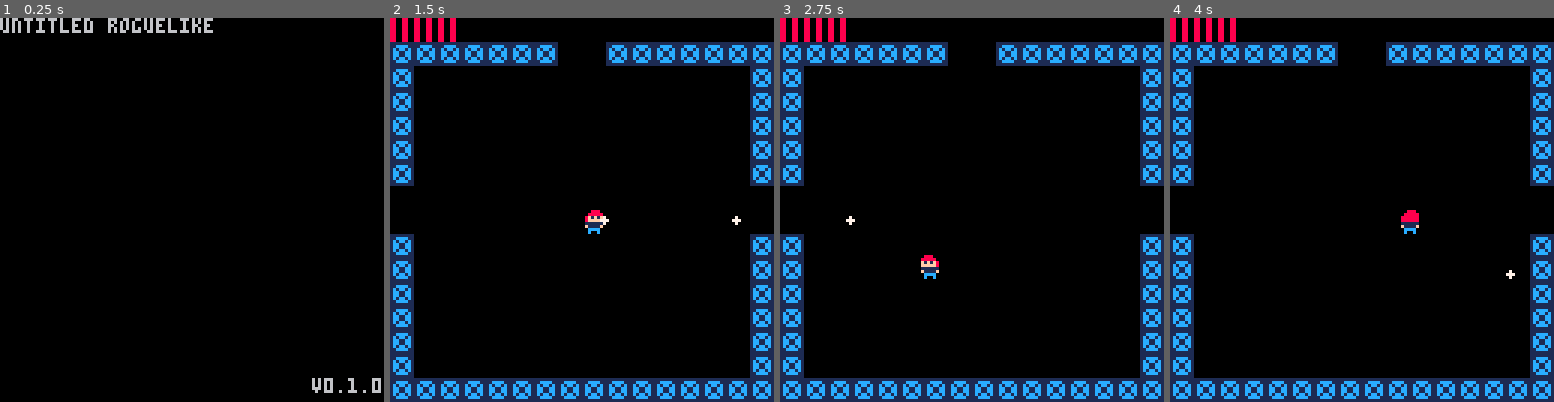
Above: before the commit, frames 1-4 (left to right).
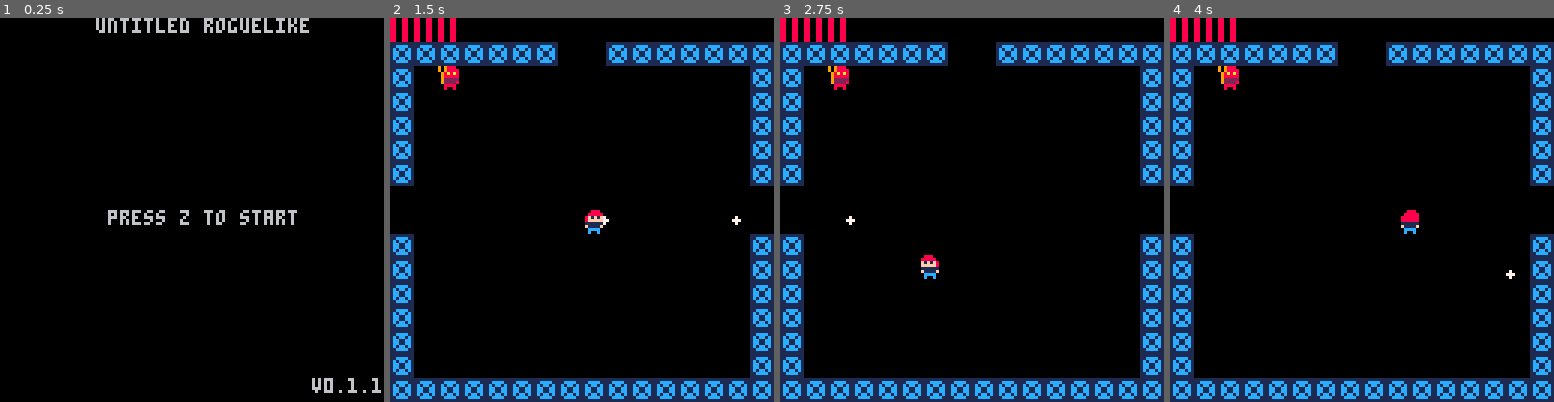
Above: after the commit, the same moments.

Repository: EliasJMote/Roguelike
Game: PICO-8 cartridge untitled_roguelike.p8
The game is run twice, just before and just after one commit, with the same random seed, the same clock (stepped at 60 frames per second) and the same inputs.
Inputs:
- Up to frame 1 (0.25 s): no input
- Up to frame 2 (1.5 s): tap O (Z key) at 0.33, 0.7, 1.43 s
- Up to frame 3 (2.75 s): hold Left 1.97-2.37 s; tap O (Z key) at 2.22 s; hold Down from 2.42 s (still down)
- Up to frame 4 (4 s): release Down at 2.82 s; hold Right 2.87-3.53 s; tap O (Z key) at 3.1, 3.98 s; hold Up from 3.58 s (still down)

The runs differ from the first frame. In frame 1, 2.1% of the frame differs, in the area x 0-100%, y 0-97%; in frame 2, 0.3%; in frame 3, 0.3%; in frame 4, 0.3%.

Commit message:
V0.1.1 - Improved map, player can shoot, enemy added, number of global variables reduced

Diff:
--- a/untitled_roguelike.p8
+++ b/untitled_roguelike.p8
@@ -2,8 +2,6 @@
 version 17
 __lua__
 
---#include level_gen.p8
-
 function gen_objects(r)
 	return r
 end
@@ -12,13 +10,13 @@
 	return r
 end
 
-function gen_doors(f)
+function gen_doors(g,f)
 
 	-- for each room on the floor
 	for r in all(f) do
 
 		-- each room has a different type of block
-		local blk_num = block_spr_table[r.name]
+		local blk_num = g.block_spr_table[r.name]
 
 		-- generate doors
 		for i=1*16+1,16*16 do
@@ -65,7 +63,7 @@
 	return r
 end
 
-function create_room(f,name)
+function create_room(g,f,name)
 
 	local r = {}
 	r.name = name or "normal"
@@ -81,7 +79,7 @@
 	end
 
 	-- each room has a different type of block
-	local blk_num = block_spr_table[r.name]
+	local blk_num = g.block_spr_table[r.name]
 
 	-- declare the empty block table for the room
 	r.blocks = {}
@@ -212,49 +210,49 @@
 end
 
 -- generate a possible floor
-function gen_floor()
+function gen_floor(g)
 
 	local f = {}
-	f = create_room(f,"central")
+	f = create_room(g,f,"central")
 
 	-- generate 6 to 9 normal rooms
 	local num_normal_rooms = 6 + flr(rnd(3))
 	while(count_room_type(f,"normal") < num_normal_rooms) do
-		f = create_room(f,"normal")
+		f = create_room(g,f,"normal")
 	end
 
 	-- generate a battle room
 	while(count_room_type(f,"battle") == 0) do
-		f = create_room(f,"battle")
+		f = create_room(g,f,"battle")
 	end
 
 	-- 25% chance to generate a sacrifice room
 	if(flr(rnd(4)) == 0) then
 		while(count_room_type(f,"sacrifice") == 0) do
-			f = create_room(f,"sacrifice")
+			f = create_room(g,f,"sacrifice")
 		end
 	end
 
 	-- generate a secret room
 	while(count_room_type(f,"secret") == 0) do
-		f = create_room(f,"secret")
+		f = create_room(g,f,"secret")
 	end
 
 	-- generate a super secret room
 	while(count_room_type(f,"super_secret") == 0) do
-		f = create_room(f,"super_secret")
+		f = create_room(g,f,"super_secret")
 	end
 
 	-- chance to generate a sub-boss room
 	if(flr(rnd(7)) == 0) then
 		while(count_room_type(f,"sub_boss") == 0) do
-			f = create_room(f,"sub_boss")
+			f = create_room(g,f,"sub_boss")
 		end
 	end
 
 	-- generate a boss room
 	while(count_room_type(f,"boss") == 0) do
-		f = create_room(f,"boss")
+		f = create_room(g,f,"boss")
 	end
 
 	--[[
@@ -292,77 +290,19 @@
 	return true
 end
 
--- refresh game timer, enemies
-function refresh_room()
-	timer = 0
-	enemies = {}
-	blocks = {}
-	p1.shots = {}
-	for i=1,64*64 do
-		add(blocks,0)
-	end
-	local room_exists = false
-	for r in all(floor) do
-		if(r.x == world.x and r.y == world.y) then
-			blocks = r.blocks
-			p1.room.name = r.name
-			room_exists = true
-			break
-		end
-	end
-	if not room_exists then
-		p1.room.name = "void"
-	end
-	--spawn_time = flr(rnd(2*30)) + 1*30
-end
-
--- update the room when the player exits the screen
-function update_room()
-
-	-- go to left room
-	if(p1.x <= 0 - p1.dx) then
-		world.x -= 1
-		p1.x = 128 - 2 * p1.w
-		refresh_room()
-	end
-
-	-- go to right room
-	if(p1.x >= 128 - p1.w - p1.dx) then
-		world.x += 1
-		p1.x = p1.w
-		refresh_room()
-	end
-
-	-- go to room above
-	if(p1.y <= 8 - p1.dy) then
-		world.y += 1
-		p1.y = 128 - 2 * p1.h
-		refresh_room()
-	end
-
-	-- go to room below
-	if(p1.y >= 128 - p1.h - p1.dy) then
-		world.y -= 1
-		p1.y = p1.h
-		refresh_room()
-	end
-
-	-- update current room
-	cur_room = world.x+world.y*world.width+1
-end
-
-function count_room_type(f,name)
-	local num = 0
-	for r in all(f) do
-		if(r.name == name) then
-			num = num + 1
-		end
-	end
-	return num
+function get_enemies_from_pool(enemy_pool,enemies,room_x,room_y)
+	local e_pool = {}
+	for e in all(enemy_pool) do
+		if(e.x == room_x and e.y == room_y) then
+			e_pool = e.enemies
+		end
+	end
+	return e_pool
 end
 
 -- spawn enemy function
-function spawn_enemy(x,y,spr,spd, w, h, is_boss)
+function spawn_enemy(enemies,x,y, w, h, name)
+
 	local e = {}
 	e.x = x or 0
 	e.y = y or 0
@@ -370,14 +310,99 @@
 	e.dy = 0
 	e.w = w or 8
 	e.h = h or 8
-	e.spr = spr or 1
-	e.spd = spd or 0.4
-	e.is_boss = is_boss or false
+	e.name = name or "default"
+	e.spd = 1
+	e.spr = 35
+	e.is_boss = false
+
+	if(e.name == "skeleton") then
+		e.spr = 36
+		e.is_boss = false
+	end
+
 	add(enemies,e)
+
+	return enemies
+end
+
+-- refresh game timer, enemies
+function refresh_room(g)
+	g.timer = 0
+	g.blocks = {}
+	g.enemies = {}
+	g.p1.shots = {}
+	for i=1,64*64 do
+		add(g.blocks,0)
+	end
+	local room_exists = false
+	for r in all(g.floor) do
+		if(r.x == g.world.x and r.y == g.world.y) then
+			g.blocks = r.blocks
+			g.p1.room.name = r.name
+			room_exists = true
+			local e_pool = get_enemies_from_pool(g.enemy_pool,g.enemies,g.world.x,g.world.y)
+			for e in all(e_pool) do
+				g.enemies = spawn_enemy(g.enemies,e.x,e.y)
+			end
+			break
+		end
+	end
+	if not g.room_exists then
+		g.p1.room.name = "void"
+	end
+	return g
+	--spawn_time = flr(rnd(2*30)) + 1*30
+end
+
+-- update the room when the player exits the screen
+function update_room(g)
+
+	-- go to left room
+	if(g.p1.x <= 0 - g.p1.dx) then
+		g.world.x -= 1
+		g.p1.x = 128 - 2 * g.p1.w
+		g = refresh_room(g)
+	end
+
+	-- go to right room
+	if(g.p1.x >= 128 - g.p1.w - g.p1.dx) then
+		g.world.x += 1
+		g.p1.x = g.p1.w
+		g = refresh_room(g)
+	end
+
+	-- go to room above
+	if(g.p1.y <= 8 - g.p1.dy) then
+		g.world.y += 1
+		g.p1.y = 128 - 2 * g.p1.h
+		g = refresh_room(g)
+	end
+
+	-- go to room below
+	if(g.p1.y >= 128 - g.p1.h - g.p1.dy) then
+		g.world.y -= 1
+		g.p1.y = g.p1.h
+		g = refresh_room(g)
+	end
+
+	-- update current room
+	g.cur_room = g.world.x+g.world.y*g.world.width+1
+
+	return g
+end
+
+function count_room_type(f,name)
+	local num = 0
+	for r in all(f) do
+		if(r.name == name) then
+			num = num + 1
+		end
+	end
+	return num
 end
 
 -- check if a map cell is solid
-function solid(x,y)
+function solid(blocks,x,y)
 	local spr = blocks[flr(x/8)+16*flr(y/8)+1]
 	if(spr ~= nil) then
 
@@ -389,8 +414,8 @@
 end
 
 -- check if the area is solid
-function solid_area(x,y,w,h)
-	return solid(x+w,y) or solid(x+w,y+h) or solid(x,y) or solid(x,y+h)
+function solid_area(blocks,x,y,w,h)
+	return solid(blocks,x+w,y) or solid(blocks,x+w,y+h) or solid(blocks,x,y) or solid(blocks,x,y+h)
 end
 
 -- check if two actors have collided
@@ -399,7 +424,7 @@
 	return false
 end
 
-function update_shots(shots)
+function update_shots(blocks,shots)
 	for s in all(shots) do
 
 		-- update shots
@@ -416,11 +441,16 @@
 		if(s.x < -8 or s.x > 128 or s.y < -8 or s.y > 128) then
 			del(shots,s)
 		end
-	end
+
+		if solid_area(blocks,s.x,s.y,s.w,s.h) then
+			del(shots,s)
+		end
+	end
+	return shots
 end
 
 -- player keyboard commands
-function player_controls()
+function player_controls(is_reading,p1)
 	local spd = 1.5
 
 	-- move around
@@ -460,21 +490,23 @@
 
 	-- shoot
 	if(btnp(4)) then
-		add(p1.shots,{x=p1.x+3,y=p1.y+3,spd=2,dir=p1.lastdir})
-	end
+		add(p1.shots,{x=p1.x+3,y=p1.y+3,w=1,h=1,spd=2,dir=p1.lastdir})
+	end
+
+	return p1
 end
 
 -- move the player, an npc or an enemy
-function move_act(act, is_solid)
+function move_act(blocks, act, is_solid)
 
 	if(is_solid) then
-		if not solid_area(act.x+act.dx,act.y,act.w,act.h) then
+		if not solid_area(blocks,act.x+act.dx,act.y,act.w,act.h) then
 			act.x += act.dx
 		else
 			act.dx = 0
 		end
 
-		if not solid_area(act.x,act.y+act.dy,act.w,act.h) then
+		if not solid_area(blocks,act.x,act.y+act.dy,act.w,act.h) then
 			act.y += act.dy
 		else
 			act.dy = 0
@@ -483,10 +515,12 @@
 		act.x += act.dx
 		act.y += act.dy
 	end
+
+	return act
 end
 
 -- ai for the enemy
-function enemy_ai(e)
+function enemy_ai(e,p1)
 	if e.x < p1.x - 1 then
 		e.dx = e.spd
 	elseif e.x > p1.x + 1 then
@@ -504,11 +538,11 @@
 	end
 end
 
-function setup_game()
-
-	game_state = "game"
-
-	block_spr_table = {
+function setup_game(g)
+
+	g.game_state = "game"
+
+	g.block_spr_table = {
 		normal=1,
 		central=2,
 		sacrifice=3,
@@ -519,7 +553,7 @@
 		boss=8,
 	}
 
-	map_spr_table = {
+	g.map_spr_table = {
 		normal=17,
 		central=18,
 		sacrifice=19,
@@ -534,9 +568,10 @@
 	}
 
 	-- map is defaulted to close at start of game
-	is_map_open = false
-
-	menuitem(1, "toggle map", function() is_map_open = not is_map_open end)
+	g.is_map_open = false
+
+	-- add map toggle to pause screen
+	menuitem(1, "toggle map", function() g.is_map_open = not g.is_map_open end)
 
 	-- set the random seed number
 	--srand(0)
@@ -546,140 +581,159 @@
 	--music(0, 0, 1)
 
 	-- initialize the game timer
-	timer = 0
+	g.timer = 0
 
 	-- initialize the player
-	p1 = {x=64, y=64, dx=0, dy=0, w=7, h=7, xdir="right", ydir="down", lastdir="right"}
-	p1.room = {name="central"}
-	p1.cur_health = 6
-	p1.max_health = 6
-	p1.spr = 33
-	p1.shots = {}
+	g.p1 = {x=64, y=64, dx=0, dy=0, w=7, h=7, xdir="right", ydir="down", lastdir="right"}
+	g.p1.room = {name="central"}
+	g.p1.cur_health = 6
+	g.p1.max_health = 6
+	g.p1.spr = 33
+	g.p1.shots = {}
 
 	-- initialize enemy table
-	enemies = {}
+	g.enemy_pool = {{x=0,y=0,enemies={{x=16,y=16}}}}
+	g.enemies = {}
+
+	g.enemy_shots = {}
 
 	-- initialize the starting floor
-	world = {x=0,y=0,width=3,height=3}
+	g.world = {x=0,y=0,width=3,height=3}
 
 	-- create a floor
-	floor = gen_floor()
-	while(validate_floor(floor) == false) do
-		floor = gen_floor()
+	g.floor = gen_floor(g)
+	while(validate_floor(g.floor) == false) do
+		g.floor = gen_floor(g)
 	end
 
 	-- if the floor is good, generate doors for the rooms
-	floor = gen_doors(floor)
+	g.floor = gen_doors(g,g.floor)
 
 	-- set up the blocks for the start room (rooms are 16w x 15h)
-	blocks = {}
-	for r in all(floor) do
-		if(r.x == world.x and r.y == world.y) then
-			blocks = r.blocks
+	g.blocks = {}
+	for r in all(g.floor) do
+		if(r.x == g.world.x and r.y == g.world.y) then
+			g.blocks = r.blocks
 		end
 	end
 
 	-- initialize the current room value
-	--cur_room = world.x+world.y*world.width+1
-	cur_room = 0
-end
-
-function draw_map()
-	for r in all(floor) do
-		--rectfill(r.x,r.y,r.x+8,r.y+8,7)
-
-		spr(map_spr_table[r.name],64+r.x*8,64-r.y*8)
-	end
-
-	if(timer % 30 < 15) then
+	g.cur_room = 0
+
+	g = refresh_room(g)
+
+	return g
+end
+
+function draw_map(g)
+	for r in all(g.floor) do
+		spr(g.map_spr_table[r.name],64+r.x*8,64-r.y*8)
+	end
+
+	if(g.timer % 30 < 15) then
 
 		color(7)
-		rect(64+world.x*8,64-world.y*8,64+world.x*8+7,64-world.y*8+7)
+		rect(64+g.world.x*8,64-g.world.y*8,64+g.world.x*8+7,64-g.world.y*8+7)
 		color(0)
 	end
 end
 
 function _init()
+
+	globals = {game_state="title",timer=0}
+	--local g = globals
+
 	-- initialize game state
-	game_state = "title"
-
-	timer = 0
+	--g.game_state = "title"
+
+	--g.timer = 0
 end
 
 function _update()
-
-	timer = timer + 1
-
-	if(game_state == "title") then
+	local g = globals
+	g.timer+=1
+
+	if(g.game_state == "title") then
 		if(btnp(4)) then
-			setup_game()
-		end
-
-
-	elseif(game_state == "game") then
-
-		if not(is_map_open) then
+			g = setup_game(g)
+		end
+
+	elseif(g.game_state == "game") then
+
+		if not(g.is_map_open) then
 
 			-- player controls
-			player_controls()
+			player_controls(g.is_reading,g.p1)
 
 			-- update player
-			move_act(p1, true)
-
-			update_shots(p1.shots)
-
-			update_room()
+			g.p1 = move_act(g.blocks,g.p1, true)
+
+			g = update_room(g)
+
+			g.p1.shots = update_shots(g.blocks,g.p1.shots)
 		end
 	end
 end
 
 function _draw()
+	local g = globals
+
 	cls()
 
-	if(game_state == "title") then
-		print("untitled roguelike")
-		print("v0.1.0",104,120)
-
-	elseif(game_state == "game") then
+	if(g.game_state == "title") then
+		print("untitled roguelike", 32, 0)
+		print("press z to start", 36, 64)
+		print("v0.1.1",104,120)
+
+	elseif(g.game_state == "game") then
 
 		-- draw gameplay
-		if not(is_map_open) then
+		if not(g.is_map_open) then
+
+			-- draw player shots
+			for s in all(g.p1.shots) do
+				--rectfill(s.x,s.y,s.x+3,s.y+3,7)
+				circfill(s.x,s.y,1,7)
+			end
+
+			-- draw enemies
+			for e in all(g.enemies) do
+				spr(e.spr,e.x,e.y)
+			end
+
+			-- draw enemy shots
+			for e in all(g.enemy_shots) do
+				circfill(e.x,e.y,1,7)
+			end
 
 			-- draw player
-			if(p1.xdir == "left") then
-				spr(p1.spr, p1.x, p1.y, 1, 1, true)
+			if(g.p1.xdir == "left") then
+				spr(g.p1.spr, g.p1.x, g.p1.y, 1, 1, true)
 			else
-				spr(p1.spr, p1.x, p1.y)
+				spr(g.p1.spr, g.p1.x, g.p1.y)
 			end
 
 		 	-- draw blocks
 		 	for i=1,(16*16) do
-		 		--local b = blocks[cur_room][i]
-		 		local b = blocks[i]
+		 		local b = g.blocks[i]
 		 		if(b ~= 0) then
 		 			spr(b,((i-1)*8)%128, 8*flr((i-1)/16))
 		 		end
 		 	end
 
 		 	-- draw health bar
-		 	for i=1,p1.cur_health do
+		 	for i=1,g.p1.cur_health do
 		 		rectfill((i-1)*4,0,(i-1)*4+1,7,8)
 		 	end
-		 	for i=p1.cur_health+1,p1.max_health do
+		 	for i=g.p1.cur_health+1,g.p1.max_health do
 		 		rectfill((i-1)*4,0,(i-1)*4+1,7,7)
 		 	end
 
 		 	--print(world.x .. "," .. world.y .. " " .. p1.room.name, 0, 0, 7)
 
-		 	-- draw shots
-			for s in all(p1.shots) do
-				--rectfill(s.x,s.y,s.x+3,s.y+3,7)
-				circfill(s.x,s.y,1,7)
-			end
-
 		-- draw the map
 	 	else
-	 		draw_map()
+	 		draw_map(g)
 		end
 	end
 end
@@ -701,14 +755,14 @@
 00000000500000051000000186566565500000055000000550007aa59999999977777777ffffffff888888880000000000000000000000000000000000000000
 0000000050000005100000015656656550077005500990055000aaaa59099095570770755ffffff5588888850000000000000000000000000000000000000000
 000000005555555511111111555555555557755555599555555555aa595995955757757555ffff55558888550000000000000000000000000000000000000000
-00000000000888000008880000088800000000000000000000000000000000000000000000000000000000000000000000000000000000000000000000000000
-00000000008888800088888000888880000000000000000000000000000000000000000000000000000000000000000000000000000000000000000000000000
-0000000008f1f1f008888880088a8a80000000000000000000000000000000000000000000000000000000000000000000000000000000000000000000000000
-0000000008fffff00888888008888880000000000000000000000000000000000000000000000000000000000000000000000000000000000000000000000000
-00000000011111100111111002222220000000000000000000000000000000000000000000000000000000000000000000000000000000000000000000000000
-000000000f1111f00f1111f008222280000000000000000000000000000000000000000000000000000000000000000000000000000000000000000000000000
-0000000000cccc0000cccc0000888800000000000000000000000000000000000000000000000000000000000000000000000000000000000000000000000000
-0000000000c00c0000c00c0000800800000000000000000000000000000000000000000000000000000000000000000000000000000000000000000000000000
+00000000000888000008880090988800000777000000000000000000000000000000000000000000000000000000000000000000000000000000000000000000
+00000000008888800088888090988880007777700000000000000000000000000000000000000000000000000000000000000000000000000000000000000000
+0000000008f1f1f008888880098a8a80077070700000000000000000000000000000000000000000000000000000000000000000000000000000000000000000
+0000000008fffff00888888009888880077777700000000000000000000000000000000000000000000000000000000000000000000000000000000000000000
+00000000011111100111111009222220007777000000000000000000000000000000000000000000000000000000000000000000000000000000000000000000
+000000000f1111f00f1111f009222280070770700000000000000000000000000000000000000000000000000000000000000000000000000000000000000000
+0000000000cccc0000cccc0000888800007777000000000000000000000000000000000000000000000000000000000000000000000000000000000000000000
+0000000000c00c0000c00c0000800800007007000000000000000000000000000000000000000000000000000000000000000000000000000000000000000000
 __gff__
 0001010101010101010000020000000000000000000000000000000000000000000000000000000000000000000000000000000000000000000000000000000000000000000000000000000000000000000000000000000000000000000000000000000000000000000000000000000000000000000000000000000000000000
 0000000000000000000000000000000000000000000000000000000000000000000000000000000000000000000000000000000000000000000000000000000000000000000000000000000000000000000000000000000000000000000000000000000000000000000000000000000000000000000000000000000000000000
Not shown, added: readme.txt
